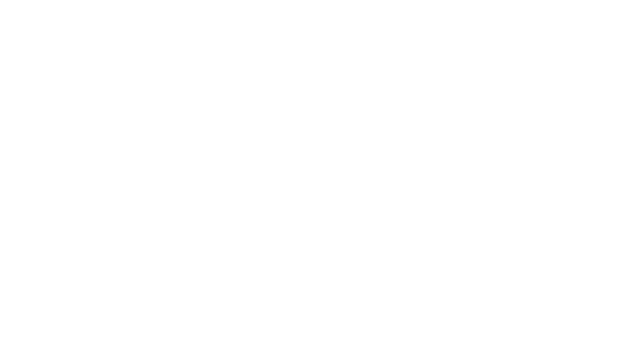
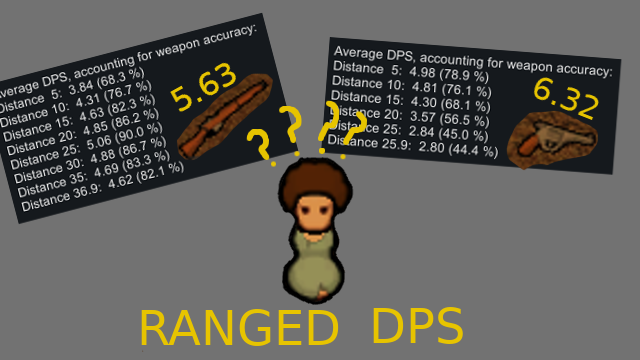
The second 640x360 image is a revision of the first. Changes to its layers:
added layer "Pasted Layer #2" above "6.32" over [506,110,599,171]
added layer "6.32" above "DPS" over [533,77,600,121]
added layer "DPS" above "RANGED" over [373,307,463,344]
added layer "RANGED" above "5.63" over [141,309,339,346]
added layer "5.63" above "labels" over [170,62,238,113]
added layer "labels" above "labels #1" over [246,100,367,167]
added layer "labels #1" above "Pasted Layer" over [176,73,273,161]
added layer "Pasted Layer" above "Pawn" over [142,157,354,352]
added layer "Pawn" above "Pasted Layer #1" over [321,37,622,175]
added layer "Pasted Layer #1" above "Background" over [0,12,299,225]
painted on "Background" over [0,0,640,360]
